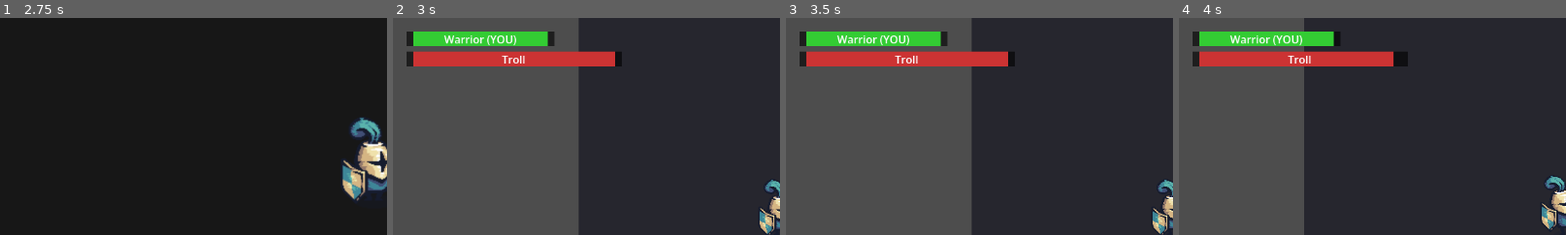
Above: before the commit, frames 1-4 (left to right).
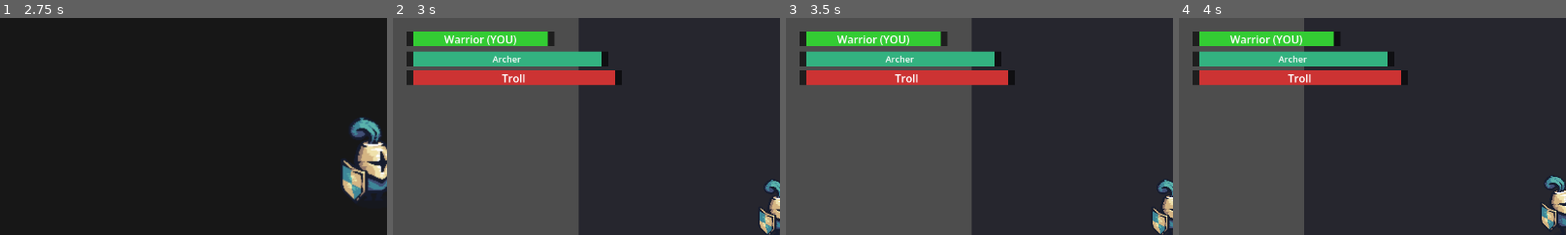
Above: after the commit, the same moments.

Repository: dejectedraven/sword-of-master
Game: Godot game, scene res://scenes/main/title_screen.tscn
The game is run twice, just before and just after one commit, with the same random seed, the same clock (stepped at 60 frames per second) and the same inputs.
Inputs (mouse positions are % of the whole screen's width and height, from its top left):
- Up to frame 1 (2.75 s): click "进入酒馆 (英雄)" at 0.5 s; click "<" at 1.25 s; click ">" at 2 s
- Up to frame 2 (3 s): click "选择" at 2.75 s
- Up to frame 3 (3.5 s): no input
- Up to frame 4 (4 s): tap Enter at 3.5 s; move the mouse to (72, 45) at 3.52 s; hold D (right) from 3.53 s (still down); click (72, 45) at 3.67 s; tap Space at 3.77 s
The pictures show only the part of the screen within x 0-50%, y 0-50%; the shares and areas given below are measured in that part.

Frame 1 is identical in both runs. In frame 2, 7.8% of the frame differs, in the area x 3-60%, y 15-32%; in frame 3, 7.8%; in frame 4, 7.8%.

Commit message:
fix: troll AI targets all heroes + split ally HP bar + bar name/empty fix

Diff:
--- a/scenes/main/game_scene.gd
+++ b/scenes/main/game_scene.gd
@@ -33,7 +33,7 @@
 		_heroes_alive += 1
 	troll_entity = _spawn("Troll", Vector2(900, 360), true)
 	troll_entity.health.died.connect(_on_troll_died)
-	$HUD.setup(hero_entity, troll_entity, [])
+	$HUD.setup(hero_entity, troll_entity, ai_allies, [])
 
 func _setup_boss_mode():
 	troll_entity = _spawn("Troll", Vector2(900, 360), false)
--- a/scenes/ui/hud.gd
+++ b/scenes/ui/hud.gd
@@ -4,6 +4,7 @@
 @onready var player_label = $"PlayerHP/Label"
 @onready var boss_fill = $"BossHP/Fill"
 @onready var boss_label = $"BossHP/Label"
+@onready var boss_panel = $"BossHP"
 @onready var result_label = $"ResultLabel"
 
 var _skill_slots: Array = []
@@ -11,29 +12,38 @@
 var _skill_overlays: Array = []
 var _player_entity: Entity
 var _boss_entity: Entity
-var _enemy_bars: Array = []
+var _extra_bars: Array = []
 
-func setup(pl: Entity, boss: Entity, ai_heroes: Array = []):
+func setup(pl: Entity, boss: Entity, allies: Array = [], enemies: Array = []):
 	_player_entity = pl
 	_boss_entity = boss
-	for b in _enemy_bars:
+	for b in _extra_bars:
 		if is_instance_valid(b.bg): b.bg.queue_free()
-	_enemy_bars = []
-	if ai_heroes.size() > 0:
-		$"BossHP".hide()
-		for i in range(ai_heroes.size()):
-			_enemy_bars.append(_make_enemy_bar(ai_heroes[i], i))
+	_extra_bars = []
+	if enemies.size() > 0:
+		boss_panel.hide()
+		var y = 50
+		for e in enemies:
+			_extra_bars.append(_make_bar(e, y, Color(0.8, 0.2, 0.2)))
+			y += 28
 	else:
-		$"BossHP".show()
+		var shift = 0
+		if allies.size() > 0:
+			var y = 50
+			for a in allies:
+				_extra_bars.append(_make_bar(a, y, Color(0.2, 0.7, 0.5)))
+				y += 28
+			shift = allies.size() * 28
+		boss_panel.position = Vector2(20, 50 + shift)
+		boss_panel.show()
 
-func _make_enemy_bar(ent: Entity, idx: int) -> Dictionary:
+func _make_bar(ent: Entity, y_pos: float, col: Color) -> Dictionary:
 	var bg = ColorRect.new()
-	bg.color = Color(0, 0, 0, 0.6)
-	bg.size = Vector2(300, 22)
-	bg.position = Vector2(20, 50 + idx * 28)
+	bg.color = Color(0, 0, 0, 0.6); bg.size = Vector2(300, 22)
+	bg.position = Vector2(20, y_pos)
 	var fill = ColorRect.new()
-	fill.color = Color(0.8, 0.2, 0.2, 1)
-	fill.position = Vector2(10, 0)
+	fill.color = col; fill.position = Vector2(10, 0)
+	fill.size = Vector2(280, 22)
 	bg.add_child(fill)
 	var label = Label.new()
 	label.horizontal_alignment = 1; label.vertical_alignment = 1
@@ -42,7 +52,9 @@
 	label.size = Vector2(280, 22); label.position = Vector2(10, 0)
 	bg.add_child(label)
 	add_child(bg)
-	return {"fill": fill, "label": label, "entity": ent, "bg": bg}
+	var dname = ent.name if ent.name.begins_with("Warrior") or ent.name.begins_with("Archer") or ent.name.begins_with("Troll") else ent.get_class()
+	label.text = dname
+	return {"fill": fill, "label": label, "entity": ent, "bg": bg, "name_str": dname}
 
 func _ready():
 	result_label.hide()
@@ -87,24 +99,22 @@
 		result_label.text = "VICTORY!" if ((is_boss and not hw) or (not is_boss and hw)) else "DEFEATED..."
 
 func _update_hp():
-	if not _player_entity: return
+	if not _player_entity or not is_instance_valid(_player_entity): return
 	player_fill.size.x = 200 * _player_entity.health.hp_ratio()
 	player_label.text = _player_entity.name + " (YOU)"
-	if _enemy_bars.size() > 0:
-		for b in _enemy_bars:
+	if _extra_bars.size() > 0:
+		for b in _extra_bars:
 			var e = b.entity
 			if is_instance_valid(e) and e.health:
 				b.fill.size.x = 280 * e.health.hp_ratio()
-				b.label.text = e.name
-				if e.health.is_dead:
-					b.label.add_theme_color_override("font_color", Color(0.5, 0.5, 0.5, 1))
-	elif _boss_entity and is_instance_valid(_boss_entity):
+				# label text stays as cached name_str
+	elif _boss_entity and is_instance_valid(_boss_entity) and _boss_entity.health:
 		boss_fill.size.x = 300 * _boss_entity.health.hp_ratio()
 		boss_label.text = _boss_entity.name
 
 func _update_skill_cd():
 	var player = _player_entity
-	if not player or _skill_slots.size() < 3: return
+	if not player or not is_instance_valid(player) or _skill_slots.size() < 3: return
 	var slash = player.get_node_or_null("SlashAbility") as AbilityBase
 	var arrow = player.get_node_or_null("ArrowAbility") as AbilityBase
 	_skill_slots[0].visible = slash != null or arrow != null
--- a/scripts/controllers/ai_troll.gd
+++ b/scripts/controllers/ai_troll.gd
@@ -40,7 +40,7 @@
 	var scene = get_tree().current_scene
 	if not scene: return
 	for c in scene.get_children():
-		if c is Entity and "Troll" not in c.name and not c.is_ai_controlled:
+		if c is Entity and "Troll" not in c.name and not c.health.is_dead:
 			target = c
 			return
 
